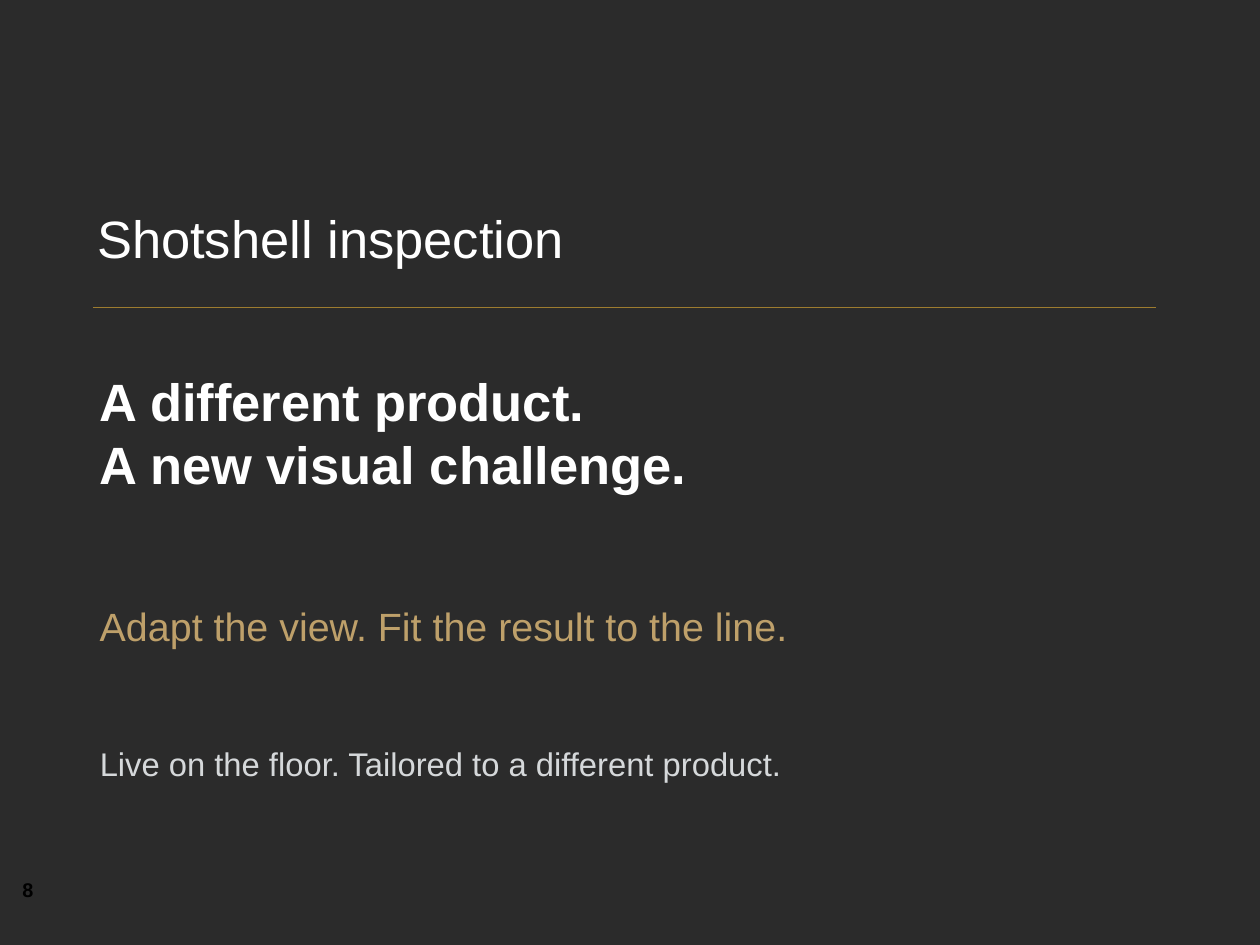
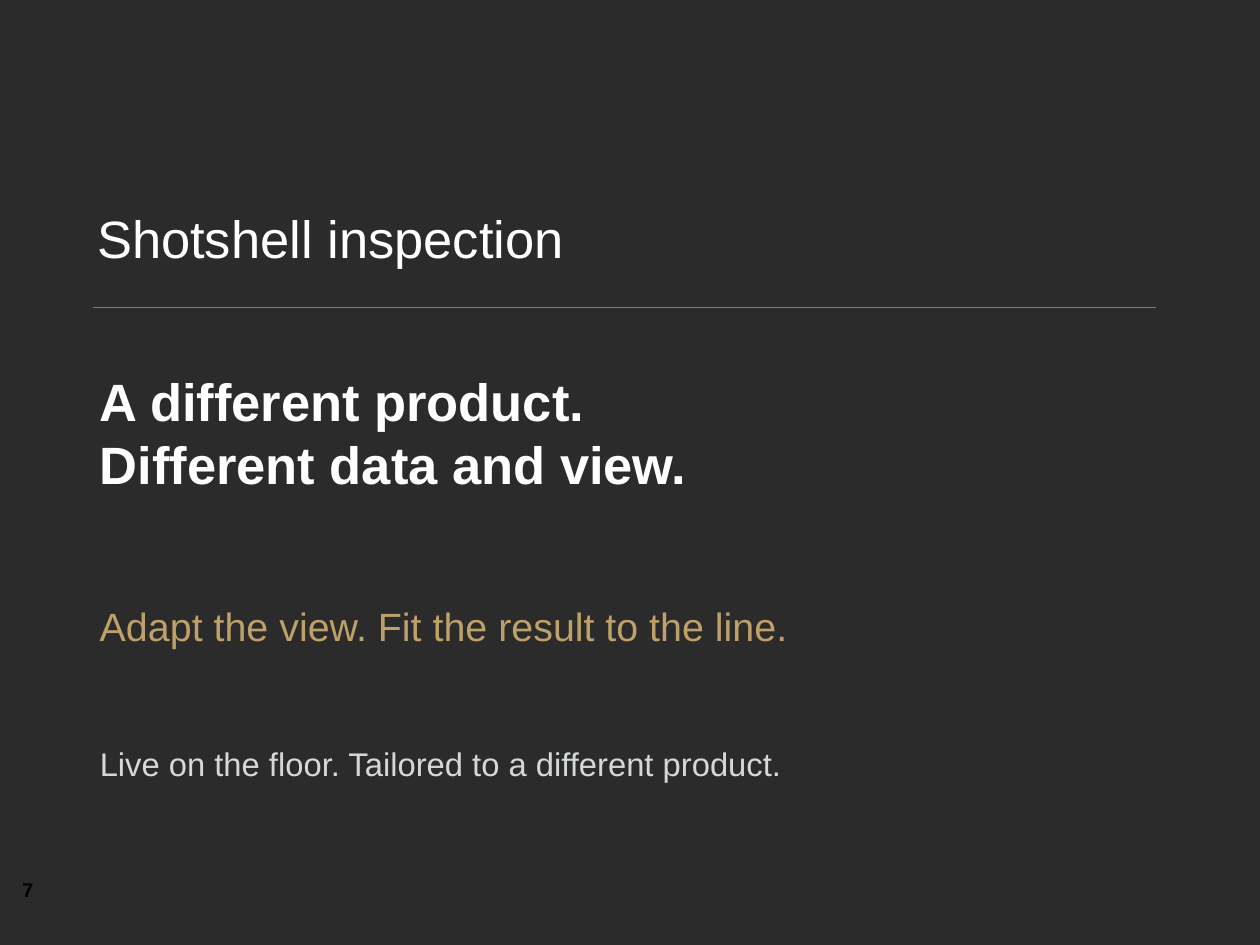
Before and after one commit to YeChamo/part-tracking-demo-ualr, a slide deck: slide 7 of docs/presentation/Engineering_at_The_Kinetic_Group.pptx (slide 8 before the commit). Drawn at 1260x945 pixels with LibreOffice and Linux fonts; fonts in the diff are those of the drawing; background and template pictures are left out; a plain dark background stands for a picture behind light text. Boxes give left, top, right and bottom in pixels: in the first picture for what was removed or moved away, otherwise in the second. Text is boxed around its words. In the diff, an @@ line names an element or a change of style, - is before the commit and + after.

```diff
--- a/docs/presentation/Engineering_at_The_Kinetic_Group.pptx
+++ b/docs/presentation/Engineering_at_The_Kinetic_Group.pptx
@@ text at <box>100,446,686,485</box>: text changed @@
-A new visual challenge.
+Different data and view.
@@ text at <box>22,884,33,897</box>: text changed @@
-8
+7
```
Also in this commit, not shown: 11 other slides changed, 1 slide removed, 3 other files.
